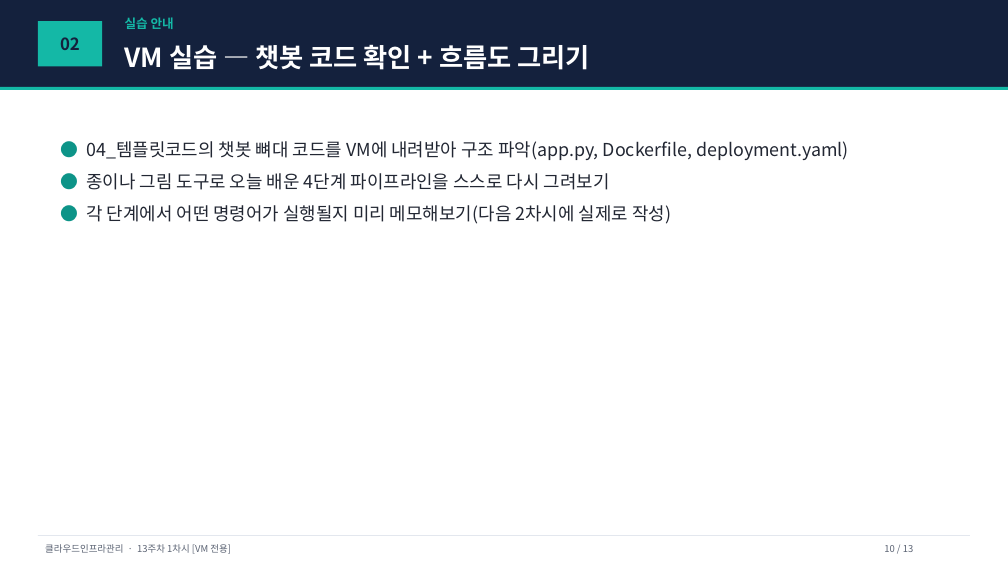
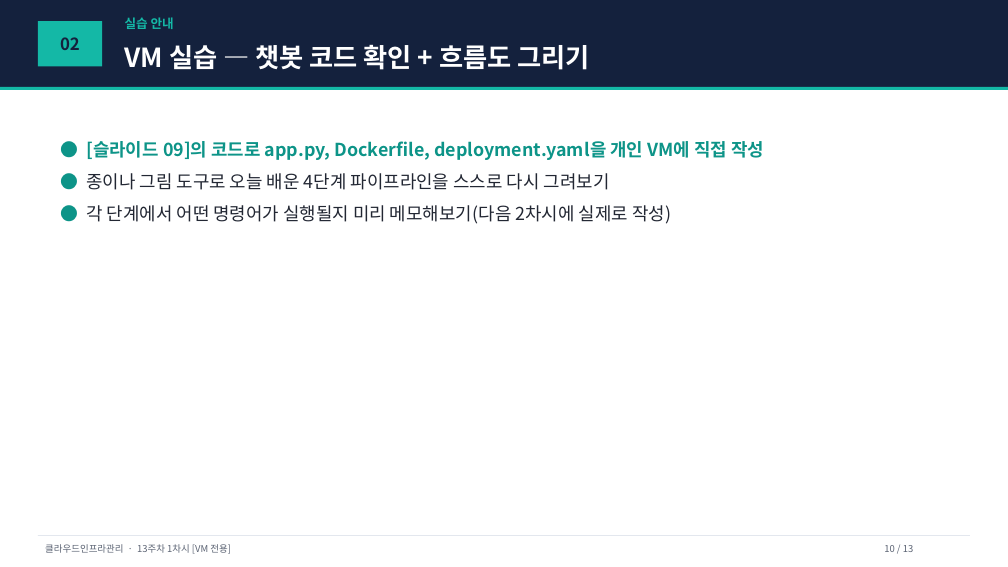
Before and after one commit to gorae-black/class, a slide deck: slide 10 of class/cloud_infra_mgmt/13주차_통합실습1/01_강의자료/1차시_파이프라인아키텍처설계.pptx. Drawn at 1008x567 pixels with LibreOffice and Linux fonts; fonts in the diff are those of the drawing. Boxes give left, top, right and bottom in pixels: in the first picture for what was removed or moved away, otherwise in the second. Text is boxed around its words. In the diff, an @@ line names an element or a change of style, - is before the commit and + after.

Commit message:
fix: 04_템플릿코드 폴더 방침 정정 — 13주차도 예외 없이 폐지
방금 만든 13주차 04_템플릿코드(챗봇 뼈대 코드)를 삭제하고, 그 코드 내용(app.py 전체,
Dockerfile, deployment.yaml)을 대신 1차시 강의대본과 실습가이드에 직접 포함시킴.
pptx 슬라이드9에도 app.py 전체 + Dockerfile/deployment.yaml 핵심 줄을 반영.
README의 "13주차만 예외" 각주도 제거해 방침을 일관되게 정리(모든 주차 04_템플릿코드 폐지,
예외 없음). 14주차 3차시 FAQ의 04_템플릿코드 참조도 03_실습가이드_PDF로 수정.

```diff
--- a/class/cloud_infra_mgmt/13주차_통합실습1/01_강의자료/1차시_파이프라인아키텍처설계.pptx
+++ b/class/cloud_infra_mgmt/13주차_통합실습1/01_강의자료/1차시_파이프라인아키텍처설계.pptx
@@ text at [86, 141, 764, 160]: text changed; text colour #222733 to #0D9488; bold on @@
-● 04_템플릿코드의 챗봇 뼈대 코드를 VM에 내려받아 구조 파악(app.py, Dockerfile, deployment.yaml)
+● [슬라이드 09]의 코드로 app.py, Dockerfile, deployment.yaml을 개인 VM에 직접 작성
```
Also in this commit, not shown: 1 other slide changed, 7 other files.
